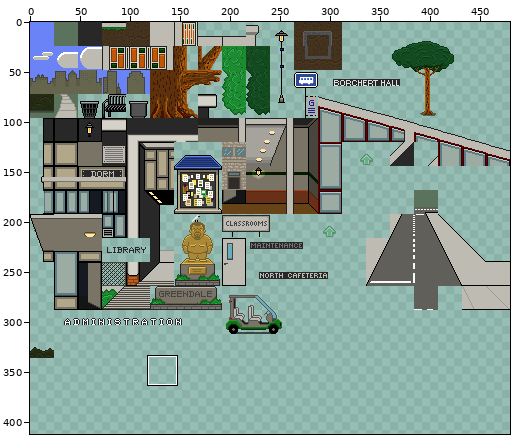
One commit to this sprite sheet: src/images/tilesets/city.png. Above, an overview of the earlier version with the close-up marked.
Close-up. Before the commit:
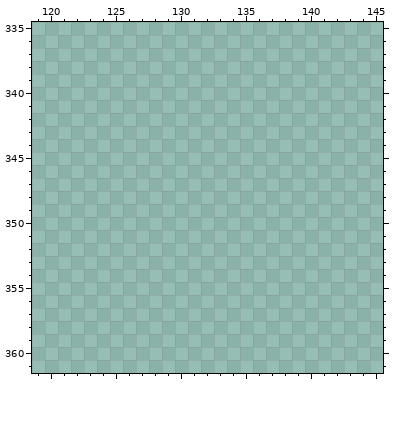
The file is 480x480 pixels. Pixels under 10% opacity are left out. Colours within 5 levels of each other are drawn and written as one. Shown: x 119..145, y 335..361. The wide view leaves out empty margins. The commit also changed other parts of the picture, which this record leaves out.
After:
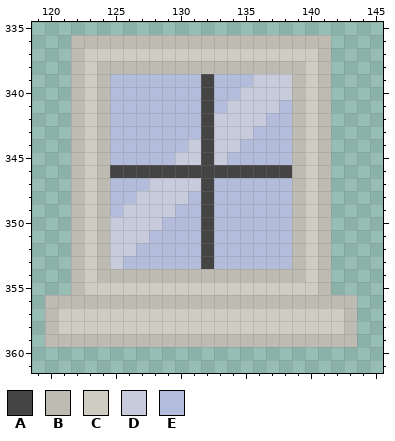
Palette (. is transparent): A #444444  B #bebbb3  C #cfccc1  D #c7cbdb  E #b3bcdb
The edit:
@@ x 119..145 @@
 335 ...........................
-336 ...........................
-337 ...........................
-338 ...........................
-339 ...........................
-340 ...........................
-341 ...........................
-342 ...........................
-343 ...........................
-344 ...........................
-345 ...........................
-346 ...........................
-347 ...........................
-348 ...........................
-349 ...........................
-350 ...........................
-351 ...........................
-352 ...........................
-353 ...........................
-354 ...........................
-355 ...........................
-356 ...........................
-357 ...........................
-358 ...........................
-359 ...........................
+336 ...BBBBBBBBBBBBBBBBBBBB....
+337 ...BCCCCCCCCCCCCCCCCCCB....
+338 ...BCBBBBBBBBBBBBBBBBCB....
+339 ...BCBEEEEEEEAEEEDDDBCB....
+340 ...BCBEEEEEEEAEEDDDDBCB....
+341 ...BCBEEEEEEEAEDDDDEBCB....
+342 ...BCBEEEEEEEADDDDEEBCB....
+343 ...BCBEEEEEEEADDDEEEBCB....
+344 ...BCBEEEEEEDADDEEEEBCB....
+345 ...BCBEEEEEDDADEEEEEBCB....
+346 ...BCBAAAAAAAAAAAAAABCB....
+347 ...BCBEEEDDDDAEEEEEEBCB....
+348 ...BCBEEDDDDEAEEEEEEBCB....
+349 ...BCBEDDDDEEAEEEEEEBCB....
+350 ...BCBDDDDEEEAEEEEEEBCB....
+351 ...BCBDDDEEEEAEEEEEEBCB....
+352 ...BCBDDEEEEEAEEEEEEBCB....
+353 ...BCBDEEEEEEAEEEEEEBCB....
+354 ...BCBBBBBBBBBBBBBBBBCB....
+355 ...BCCCCCCCCCCCCCCCCCCB....
+356 .BBBBBBBBBBBBBBBBBBBBBBBB..
+357 .BCCCCCCCCCCCCCCCCCCCCCCB..
+358 .BCCCCCCCCCCCCCCCCCCCCCCB..
+359 .BBBBBBBBBBBBBBBBBBBBBBBB..
 360 ...........................
Changed places in both close-ups, as pixel boxes (x1, y1, x2, y2):
added: (45, 35, 357, 347)
